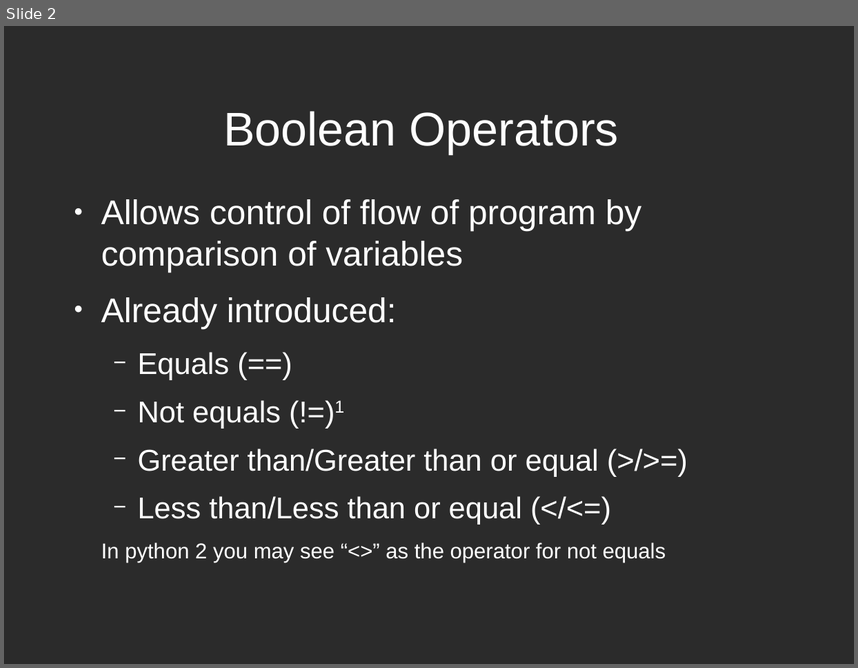
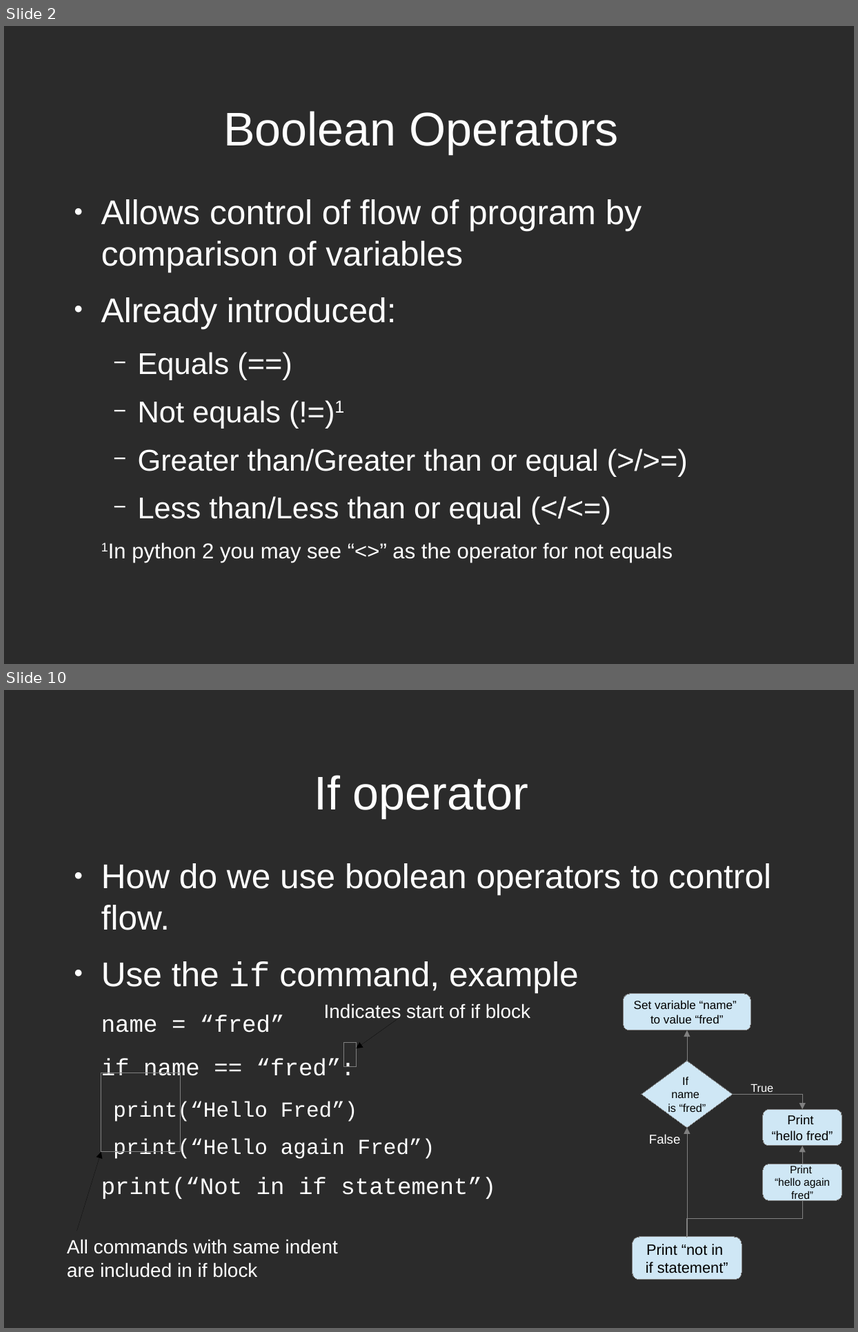
Before and after one commit to Cheltenham-Hackspace/hackspace_python, a slide deck: slides/hackspace_python_slides.odp. Shown one above the other, each under a label of ours: slide 2 before the commit, slides 2 and 10 after it; the slides between them are not shown. The pictures are 858x668 and 858x1332 pixels, drawn with LibreOffice and Linux fonts; fonts in the diff are those of the drawing; background and template pictures are left out; a plain dark background stands for a picture behind light text. Boxes give left, top, right and bottom in pixels: in the first picture for what was removed or moved away, otherwise in the second. Text is boxed around its words. In the diff, an @@ line names an element or a change of style, - is before the commit and + after.

```diff
--- a/slides/hackspace_python_slides.odp
+++ b/slides/hackspace_python_slides.odp
@@ slide 10 added at <box>4,690,854,1328</box>, background picture (left out) @@
@@ title added at <box>314,775,528,818</box>, 44 pt, text #FFFFFF @@
+If operator
@@ text added at <box>101,863,771,1199</box>, 32 pt, text #FFFFFF @@
+● How do we use boolean operators to control flow.
+● Use the if command, example
+name = “fred”
+if name == “fred”:
+  print(“Hello Fred”)
+  print(“Hello again Fred”)
+print(“Not in if statement”)
@@ rounded rectangle added at <box>624,994,751,1030</box>, fill #CFE7F5, outline #808080 0 pt, 11 pt, text #000000 @@
+Set variable “name”
+to value “fred”
@@ text added at <box>324,1003,530,1018</box>, 18 pt, text #FFFFFF @@
+Indicates start of if block
@@ arrow added from (399, 1018) to (357, 1049), #000000 0 pt @@
@@ elbow arrow added from (688, 1061) to (688, 1030), #808080 0 pt @@
@@ rectangle added at <box>344,1043,357,1067</box>, outline #808080 0 pt @@
@@ diamond added at <box>642,1061,733,1127</box>, fill #CFE7F5, outline #808080 0 pt, 10.5 pt, text #000000 @@
+If
+name
+is “fred”
@@ rectangle added at <box>101,1073,180,1152</box>, outline #808080 0 pt @@
@@ elbow arrow added from (733, 1094) to (802, 1109), #808080 0 pt @@
@@ text added at <box>751,1083,773,1094</box>, 10.5 pt, text #FFFFFF @@
+True
@@ rounded rectangle added at <box>763,1109,842,1145</box>, fill #CFE7F5, outline #808080 0 pt, 12 pt, text #000000 @@
+Print
+“hello fred”
@@ text added at <box>649,1134,680,1143</box>, 12 pt, text #FFFFFF @@
+False
@@ elbow arrow added from (688, 1237) to (688, 1127), #808080 0 pt @@
@@ arrow added from (76, 1231) to (101, 1152), #000000 0 pt @@
@@ rounded rectangle added at <box>763,1163,842,1200</box>, fill #CFE7F5, outline #808080 0 pt, 10 pt, text #000000 @@
+Print
+“hello again
+fred”
@@ elbow arrow added from (802, 1163) to (802, 1146), #808080 0 pt @@
@@ elbow line added from (802, 1200) to (688, 1237), #808080 0 pt @@
@@ text added at <box>67,1239,338,1277</box>, 18 pt, text #FFFFFF @@
+All commands with same indent
+are included in if block
@@ rounded rectangle added at <box>633,1237,742,1279</box>, fill #CFE7F5, outline #808080 0 pt, 14 pt, text #000000 @@
+Print “not in
+if statement”
@@ slide 2 changed as well @@
@@ text at <box>132,542,673,562</box>: text changed @@
-In python 2 you may see “<>” as the operator for not equals
+1In python 2 you may see “<>” as the operator for not equals
```
Also in this commit, not shown: 1 other slide changed, 30 other slides added, 1 other file.
